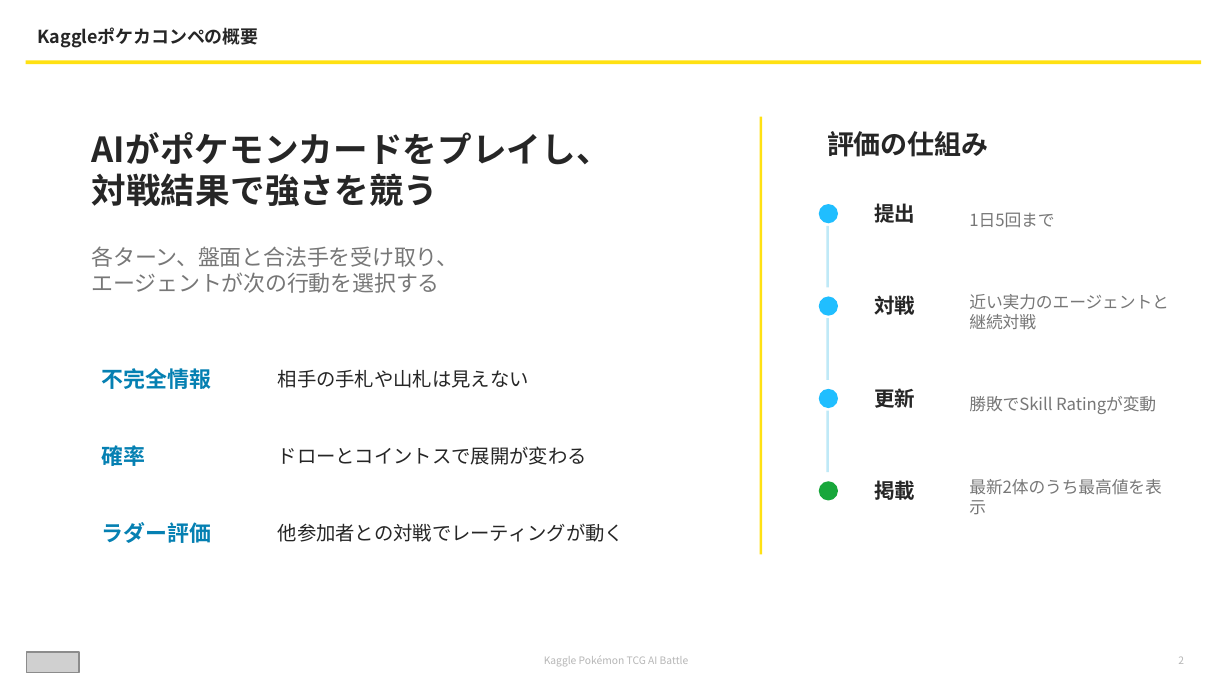
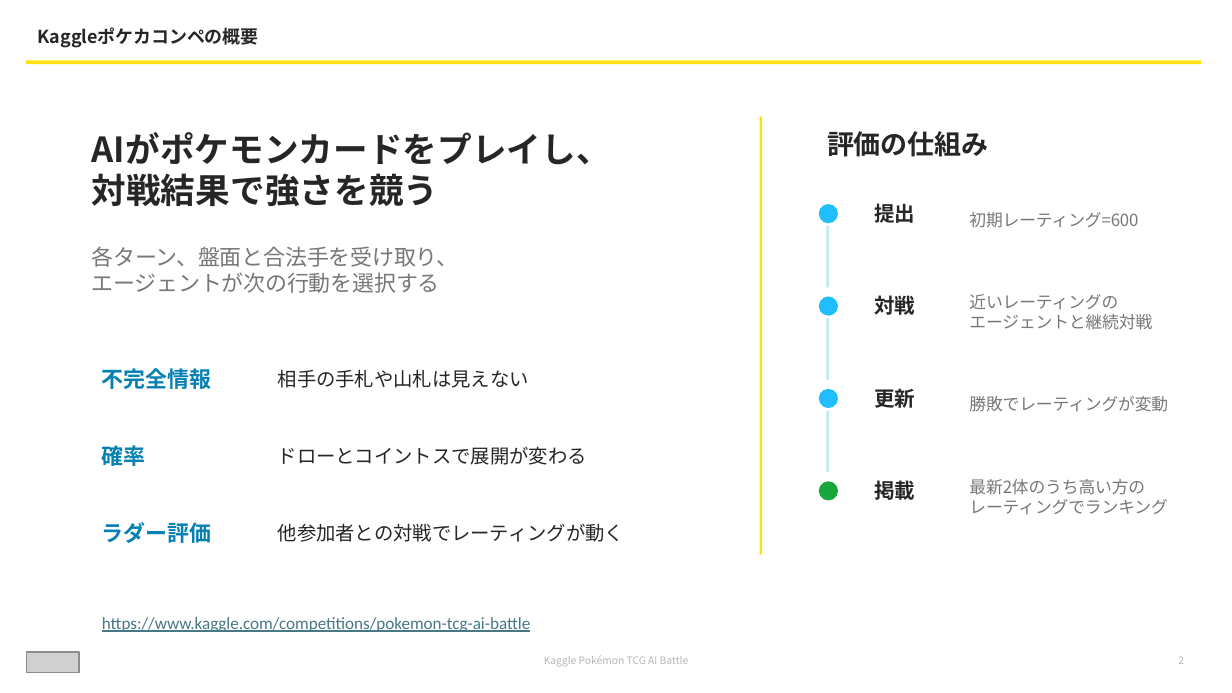
Before and after one commit to inumaru9n/pokemon_tcg, a slide deck: slide 2 of presentations/kaggle_pokeca_claude_code.pptx. Drawn at 1232x693 pixels with LibreOffice and Linux fonts; fonts in the diff are those of the drawing; grey boxes stand for pictures. Boxes give left, top, right and bottom in pixels: in the first picture for what was removed or moved away, otherwise in the second. Text is boxed around its words. In the diff, an @@ line names an element or a change of style, - is before the commit and + after.

```diff
--- a/presentations/kaggle_pokeca_claude_code.pptx
+++ b/presentations/kaggle_pokeca_claude_code.pptx
@@ text at (969,212,1138,227): text changed @@
-1日5回まで
+初期レーティング=600
@@ text at (969,294,1152,330): text changed @@
-近い実力のエージェントと継続対戦
+近いレーティングの
+エージェントと継続対戦
@@ text at (969,396,1168,412): text changed @@
-勝敗でSkill Ratingが変動
+勝敗でレーティングが変動
@@ text at (969,479,1167,514): text changed @@
-最新2体のうち最高値を表示
+最新2体のうち高い方の
+レーティングでランキング
@@ text added at (102,617,530,632), 10 pt, text #467886, underline @@
+https://www.kaggle.com/competitions/pokemon-tcg-ai-battle
```
Also in this commit, not shown: 10 other slides changed, 1 slide added, 1 slide removed.
